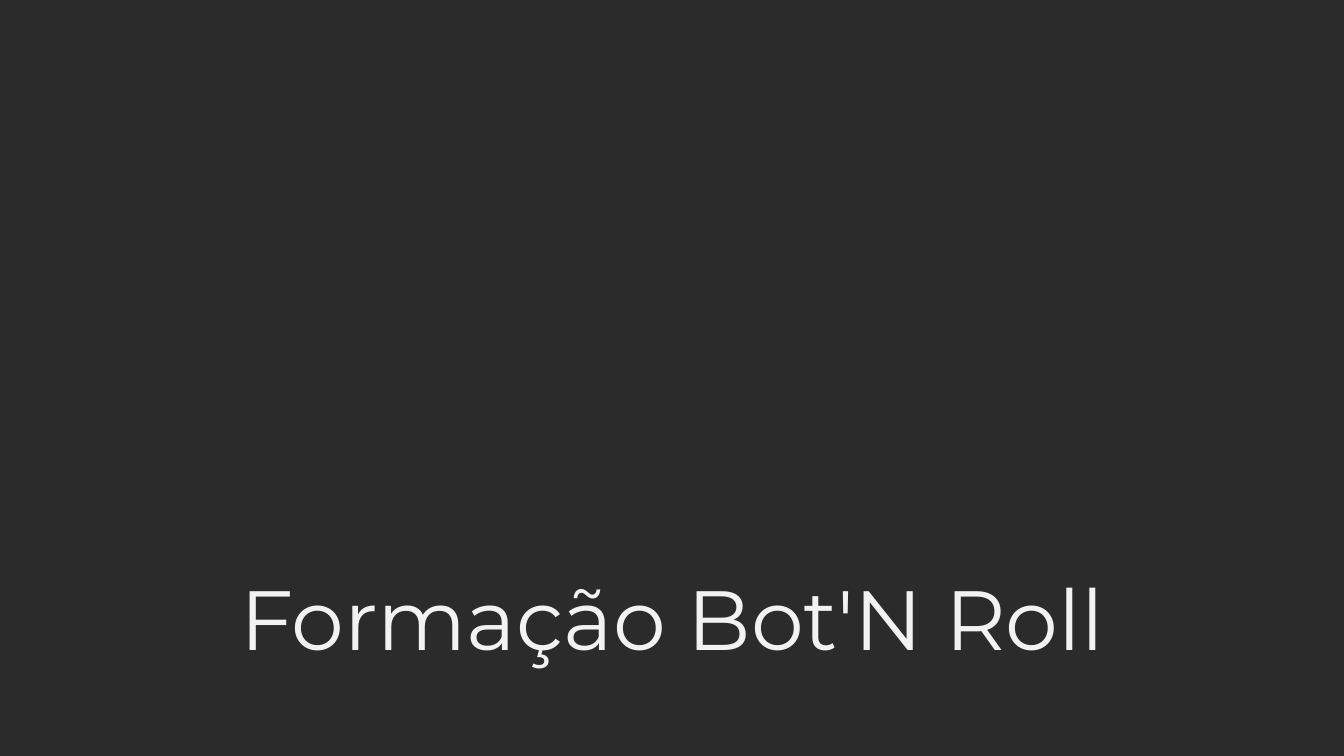
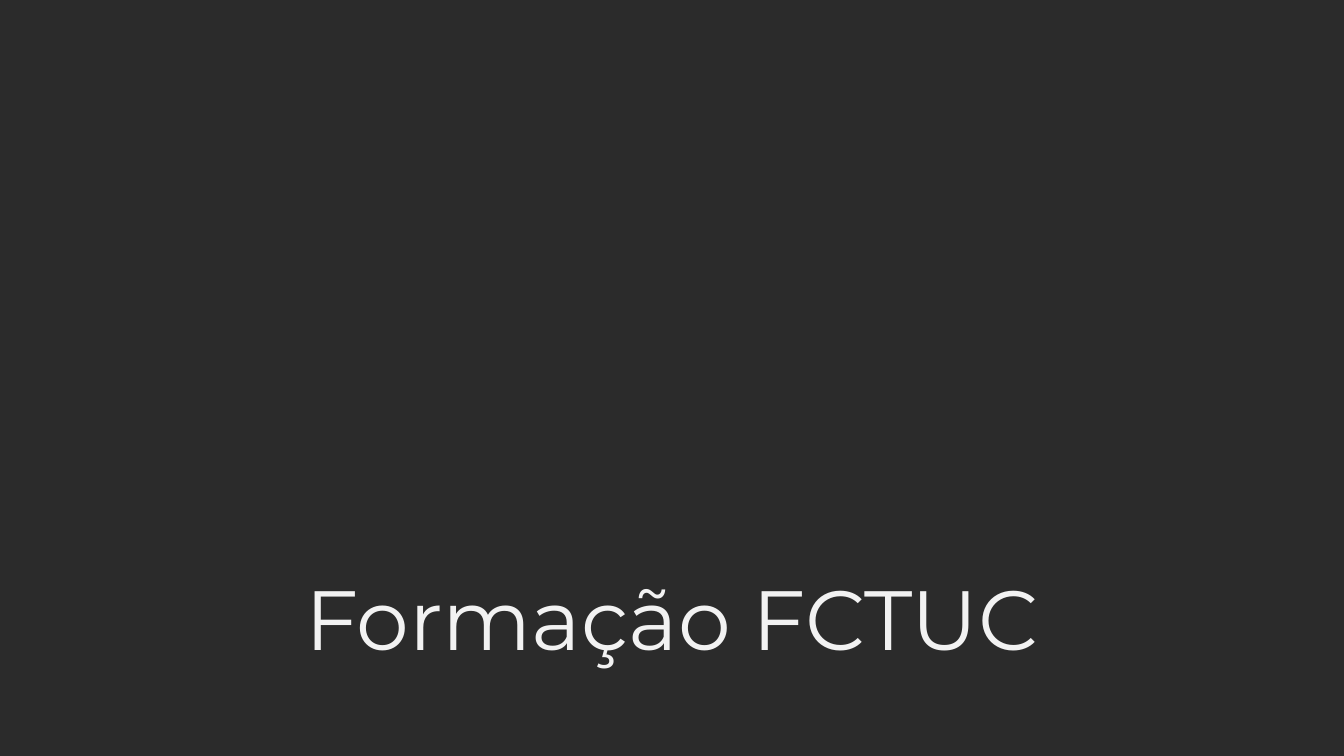
Before and after one commit to Clube-de-Robotica/BotOlympics22, a slide deck: slide 1 of Formações/Formação_FCTUC.pptx. Drawn at 1344x756 pixels with LibreOffice and Linux fonts; fonts in the diff are those of the drawing; background and template pictures are left out; a plain dark background stands for a picture behind light text. Boxes give left, top, right and bottom in pixels: in the first picture for what was removed or moved away, otherwise in the second. Text is boxed around its words. In the diff, an @@ line names an element or a change of style, - is before the commit and + after.

```diff
--- a/Formações/Formação_FCTUC.pptx
+++ b/Formações/Formação_FCTUC.pptx
@@ text at (x1=305, y1=589, x2=1039, y2=669): text changed @@
-Formação Bot'N Roll
+Formação FCTUC
```
Also in this commit, not shown: 5 other slides changed, 8 slides added, 1 slide removed, 1 other file.
